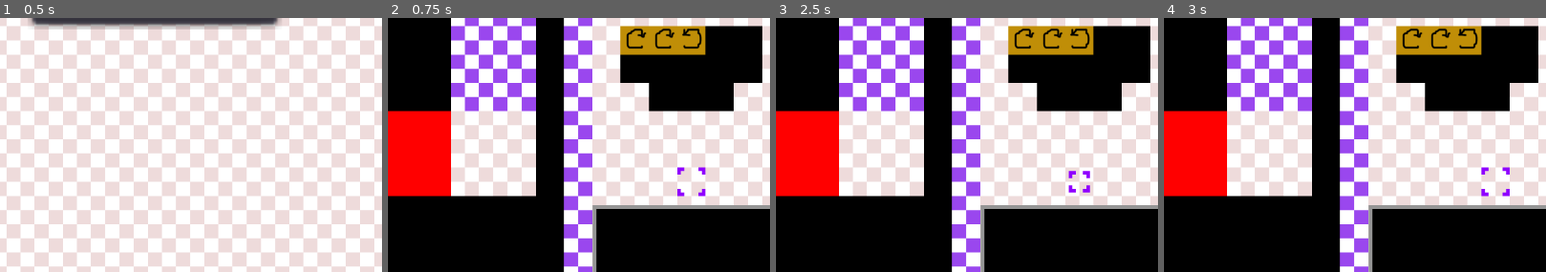
Above: before the commit, frames 1-4 (left to right).
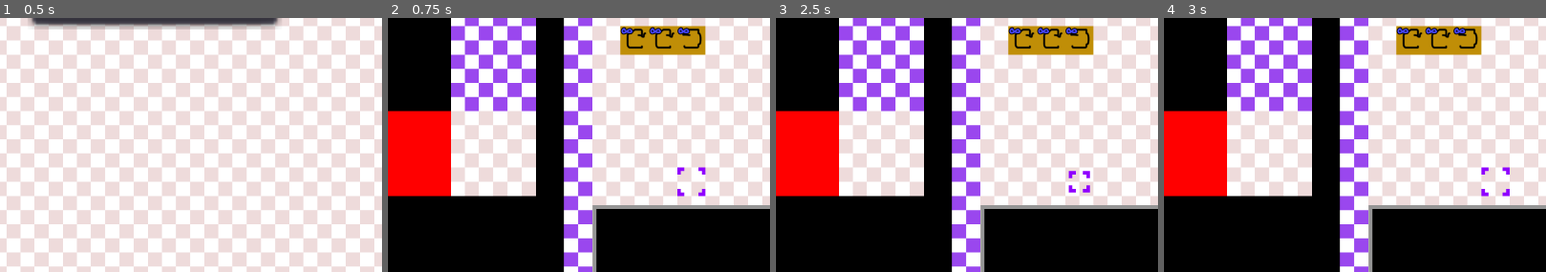
Above: after the commit, the same moments.

Repository: WIT-SCDS-F22-GAME-COOP/Zombie-Game
Game: Godot game, scene res://TSCN/Menu.tscn
Two runs of this game, one before a commit and one after it. Both use one fixed random seed, a clock stepped at 60 frames per second and the inputs below. The engine's default icon, where the game draws it, is replaced by a stand-in: a white triangle on a blue panel in a dark square.
Inputs:
- Up to frame 1 (0.5 s): no input
- Up to frame 2 (0.75 s): click "start" at 0.5 s
- Up to frame 3 (2.5 s): click "BACK TO MENU" at 1.25 s; click "start" at 2 s
- Up to frame 4 (3 s): hold D (move_right) from 2.78 s (still down); tap Space (select) at 2.85 s
The pictures show only the part of the screen within x 44-94%, y 32-82%; the shares and areas given below are measured in that part.

Frame 1 is identical in both runs. In frame 2, 8.6% of the frame differs, in the area x 60-98%, y 3-37%; in frame 3, 8.6%; in frame 4, 8.6%.

Commit message:
Base for durability added
Only levels 1 and 8 currently have tiles, and durability is not actually used, but it is now backed up and restored on level start/end, as well as visually shown.

Diff:
--- a/Scripts/Tile_Functions.gd
+++ b/Scripts/Tile_Functions.gd
@@ -79,15 +79,15 @@
 		name = name + "ERROR"
 
 	if str(arr[3]) == "1,1,1,1":
-		dur = "1"
+		dur = 1
 	elif str(arr[3]) == "0,0,0,1":
-		dur = "2"
+		dur = 2
 	elif str(arr[3]) == "1,0,0,1":
-		dur = "3"
+		dur = 3
 	elif str(arr[3]) == "0,1,0,1":
-		dur = "4"
+		dur = 4
 	else:
-		dur = "-1"
+		dur = 5
 
 	var x = []
 	x.append(name)
@@ -137,5 +137,6 @@
 
 	if "ERROR" in str(arr[0]):
 		arr[0] = -1
+		arr[1] = -1
 
 	return arr
--- a/Scripts/World.gd
+++ b/Scripts/World.gd
@@ -2,7 +2,8 @@
 
 var current_button = 0
 var selected_tile_pos = Vector2.ZERO
-var selected_tile = -1
+# X = Tile, Y = Durability
+var selected_tile = Vector2(-1,-1)
 
 
 # Called when the node enters the scene tree for the first time.
@@ -10,6 +11,7 @@
 	assign_ids()
 	draw_tiles(Global.level)
 	draw_map(Global.level)
+	durmap_backup()
 	level_specific()
 
 
@@ -24,12 +26,17 @@
 		$LossGraphic.visible = false
 		if ($ActionTile.get_cell($Cursor.tile_position.x, $Cursor.tile_position.y) != -1 && initial_pos_check()):
 			selected_tile_pos = $Cursor.tile_position
-			selected_tile = $ActionTile.get_cell($Cursor.tile_position.x, $Cursor.tile_position.y)
+			selected_tile.x = $ActionTile.get_cell($Cursor.tile_position.x, $Cursor.tile_position.y)
+			selected_tile.y = $DurMap.get_cell($Cursor.tile_position.x, $Cursor.tile_position.y)
 			$SelectedCursor.position = $Cursor.position
-		elif (selected_tile != -1 && $TileMap.get_cell($Cursor.tile_position.x, $Cursor.tile_position.y) == 1 && initial_pos_check()):
-			$ActionTile.set_cell($Cursor.tile_position.x, $Cursor.tile_position.y, selected_tile, false,false,false, Vector2(0,0))
+		elif (selected_tile.x != -1 && $TileMap.get_cell($Cursor.tile_position.x, $Cursor.tile_position.y) == 1 && initial_pos_check()):
+			$ActionTile.set_cell($Cursor.tile_position.x, $Cursor.tile_position.y, selected_tile.x, false,false,false, Vector2(0,0))
 			$ActionTile.set_cell(selected_tile_pos.x, selected_tile_pos.y, -1, false,false,false, Vector2(0,0))
-			selected_tile = -1
+			$DurMap.set_cell($Cursor.tile_position.x, $Cursor.tile_position.y, selected_tile.y, false,false,false, Vector2(0,0))
+			$DurMap.set_cell(selected_tile_pos.x, selected_tile_pos.y, -1, false,false,false, Vector2(0,0))
+			selected_tile.x = -1
+			selected_tile.y = -1
+			durmap_backup()
 			$SelectedCursor.position = Vector2(-256,0)
 
 	pass_tile()
@@ -42,6 +49,9 @@
 	fail_check($Red.frames,$Red.failed)
 	fail_check($Green.frames,$Green.failed)
 	pass_tile()
+
+	if Input.is_action_just_pressed("reset_level"):
+		durmap_restore()
 
 
 func initial_pos_check():
@@ -137,7 +147,14 @@
 # If other colors are added for starting map tiles, make sure to standardize
 # and write them down, then add them to this function
 # Placeable tiles and other level data will be handled separately
+# For placeable tiles, read the documentation in the levels folder
 func draw_map(x):
+	# Clean up the walls from tile generation
+	for index in (30):
+		for index2 in (30):
+			if $TileMap.get_cell(index2,index) == 0:
+				$TileMap.set_cell(index2,index,1,false,false,false,Vector2(0,0))
+
 	var image = load(x)
 	var data = image.get_data()
 	data.lock()
@@ -177,12 +194,27 @@
 			actually_draw_the_tile(tile)
 		#var pixel = data.get_pixel(index,index2)
 
+# A separate method just so it can return and end the loop
+# If I wasn't so tired I'm sure I'd remember a better way
 func actually_draw_the_tile(tile):
 	for index in (30):
 		for index2 in (30):
 			if $TileMap.get_cell(index2,index) == 0 && $ActionTile.get_cell(index2,index) == -1:
 				$ActionTile.set_cell(index2,index,tile[0],false,false,false,Vector2(0,0))
+				var x = tile[1]
+				$DurMap.set_cell(index2,index,x,false,false,false,Vector2(0,0))
 				return
+
+# Backup map allows for restoring after reset
+func durmap_backup():
+	for index in (30):
+		for index2 in (30):
+			$BackupDurMap.set_cell(index,index2,$DurMap.get_cell(index,index2),false,false,false,Vector2(0,0))
+
+func durmap_restore():
+	for index in (30):
+		for index2 in (30):
+			$DurMap.set_cell(index,index2,$BackupDurMap.get_cell(index,index2),false,false,false,Vector2(0,0))
 
 # Temporary button
 func _on_Button_pressed():
@@ -203,6 +235,7 @@
 		$Green.failed = false
 		$Green.reset()
 		$Red.reset()
+		durmap_restore()
 
 
 func _on_LossTimer_timeout():
--- a/TSCN/World.tscn
+++ b/TSCN/World.tscn
@@ -9,6 +9,7 @@
 [ext_resource path="res://Graphics/win.png" type="Texture" id=7]
 [ext_resource path="res://Graphics/placeholder_tiles3.png" type="Texture" id=8]
 [ext_resource path="res://Graphics/error.png" type="Texture" id=9]
+[ext_resource path="res://Graphics/dur.png" type="Texture" id=10]
 
 [sub_resource type="TileSet" id=10]
 0/name = "placeholder_tiles.png 0"
@@ -477,6 +478,178 @@
 border_width_bottom = 9
 border_color = Color( 0.588235, 0.588235, 0.588235, 1 )
 
+[sub_resource type="TileSet" id=11]
+0/name = "dur.png 0"
+0/texture = ExtResource( 10 )
+0/tex_offset = Vector2( 0, 0 )
+0/modulate = Color( 1, 1, 1, 1 )
+0/region = Rect2( 320, 0, 64, 64 )
+0/tile_mode = 0
+0/occluder_offset = Vector2( 0, 0 )
+0/navigation_offset = Vector2( 0, 0 )
+0/shape_offset = Vector2( 0, 0 )
+0/shape_transform = Transform2D( 1, 0, 0, 1, 0, 0 )
+0/shape_one_way = false
+0/shape_one_way_margin = 0.0
+0/shapes = [  ]
+0/z_index = 0
+1/name = "dur.png 1"
+1/texture = ExtResource( 10 )
+1/tex_offset = Vector2( 0, 0 )
+1/modulate = Color( 1, 1, 1, 1 )
+1/region = Rect2( 0, 0, 64, 64 )
+1/tile_mode = 0
+1/occluder_offset = Vector2( 0, 0 )
+1/navigation_offset = Vector2( 0, 0 )
+1/shape_offset = Vector2( 0, 0 )
+1/shape_transform = Transform2D( 1, 0, 0, 1, 0, 0 )
+1/shape_one_way = false
+1/shape_one_way_margin = 0.0
+1/shapes = [  ]
+1/z_index = 0
+2/name = "dur.png 2"
+2/texture = ExtResource( 10 )
+2/tex_offset = Vector2( 0, 0 )
+2/modulate = Color( 1, 1, 1, 1 )
+2/region = Rect2( 64, 0, 64, 64 )
+2/tile_mode = 0
+2/occluder_offset = Vector2( 0, 0 )
+2/navigation_offset = Vector2( 0, 0 )
+2/shape_offset = Vector2( 0, 0 )
+2/shape_transform = Transform2D( 1, 0, 0, 1, 0, 0 )
+2/shape_one_way = false
+2/shape_one_way_margin = 0.0
+2/shapes = [  ]
+2/z_index = 0
+3/name = "dur.png 3"
+3/texture = ExtResource( 10 )
+3/tex_offset = Vector2( 0, 0 )
+3/modulate = Color( 1, 1, 1, 1 )
+3/region = Rect2( 128, 0, 64, 64 )
+3/tile_mode = 0
+3/occluder_offset = Vector2( 0, 0 )
+3/navigation_offset = Vector2( 0, 0 )
+3/shape_offset = Vector2( 0, 0 )
+3/shape_transform = Transform2D( 1, 0, 0, 1, 0, 0 )
+3/shape_one_way = false
+3/shape_one_way_margin = 0.0
+3/shapes = [  ]
+3/z_index = 0
+4/name = "dur.png 4"
+4/texture = ExtResource( 10 )
+4/tex_offset = Vector2( 0, 0 )
+4/modulate = Color( 1, 1, 1, 1 )
+4/region = Rect2( 192, 0, 64, 64 )
+4/tile_mode = 0
+4/occluder_offset = Vector2( 0, 0 )
+4/navigation_offset = Vector2( 0, 0 )
+4/shape_offset = Vector2( 0, 0 )
+4/shape_transform = Transform2D( 1, 0, 0, 1, 0, 0 )
+4/shape_one_way = false
+4/shape_one_way_margin = 0.0
+4/shapes = [  ]
+4/z_index = 0
+5/name = "dur.png 5"
+5/texture = ExtResource( 10 )
+5/tex_offset = Vector2( 0, 0 )
+5/modulate = Color( 1, 1, 1, 1 )
+5/region = Rect2( 256, 0, 64, 64 )
+5/tile_mode = 0
+5/occluder_offset = Vector2( 0, 0 )
+5/navigation_offset = Vector2( 0, 0 )
+5/shape_offset = Vector2( 0, 0 )
+5/shape_transform = Transform2D( 1, 0, 0, 1, 0, 0 )
+5/shape_one_way = false
+5/shape_one_way_margin = 0.0
+5/shapes = [  ]
+5/z_index = 0
+
+[sub_resource type="TileSet" id=12]
+0/name = "dur.png 0"
+0/texture = ExtResource( 10 )
+0/tex_offset = Vector2( 0, 0 )
+0/modulate = Color( 1, 1, 1, 1 )
+0/region = Rect2( 320, 0, 64, 64 )
+0/tile_mode = 0
+0/occluder_offset = Vector2( 0, 0 )
+0/navigation_offset = Vector2( 0, 0 )
+0/shape_offset = Vector2( 0, 0 )
+0/shape_transform = Transform2D( 1, 0, 0, 1, 0, 0 )
+0/shape_one_way = false
+0/shape_one_way_margin = 0.0
+0/shapes = [  ]
+0/z_index = 0
+1/name = "dur.png 1"
+1/texture = ExtResource( 10 )
+1/tex_offset = Vector2( 0, 0 )
+1/modulate = Color( 1, 1, 1, 1 )
+1/region = Rect2( 0, 0, 64, 64 )
+1/tile_mode = 0
+1/occluder_offset = Vector2( 0, 0 )
+1/navigation_offset = Vector2( 0, 0 )
+1/shape_offset = Vector2( 0, 0 )
+1/shape_transform = Transform2D( 1, 0, 0, 1, 0, 0 )
+1/shape_one_way = false
+1/shape_one_way_margin = 0.0
+1/shapes = [  ]
+1/z_index = 0
+2/name = "dur.png 2"
+2/texture = ExtResource( 10 )
+2/tex_offset = Vector2( 0, 0 )
+2/modulate = Color( 1, 1, 1, 1 )
+2/region = Rect2( 64, 0, 64, 64 )
+2/tile_mode = 0
+2/occluder_offset = Vector2( 0, 0 )
+2/navigation_offset = Vector2( 0, 0 )
+2/shape_offset = Vector2( 0, 0 )
+2/shape_transform = Transform2D( 1, 0, 0, 1, 0, 0 )
+2/shape_one_way = false
+2/shape_one_way_margin = 0.0
+2/shapes = [  ]
+2/z_index = 0
+3/name = "dur.png 3"
+3/texture = ExtResource( 10 )
+3/tex_offset = Vector2( 0, 0 )
+3/modulate = Color( 1, 1, 1, 1 )
+3/region = Rect2( 128, 0, 64, 64 )
+3/tile_mode = 0
+3/occluder_offset = Vector2( 0, 0 )
+3/navigation_offset = Vector2( 0, 0 )
+3/shape_offset = Vector2( 0, 0 )
+3/shape_transform = Transform2D( 1, 0, 0, 1, 0, 0 )
+3/shape_one_way = false
+3/shape_one_way_margin = 0.0
+3/shapes = [  ]
+3/z_index = 0
+4/name = "dur.png 4"
+4/texture = ExtResource( 10 )
+4/tex_offset = Vector2( 0, 0 )
+4/modulate = Color( 1, 1, 1, 1 )
+4/region = Rect2( 192, 0, 64, 64 )
+4/tile_mode = 0
+4/occluder_offset = Vector2( 0, 0 )
+4/navigation_offset = Vector2( 0, 0 )
+4/shape_offset = Vector2( 0, 0 )
+4/shape_transform = Transform2D( 1, 0, 0, 1, 0, 0 )
+4/shape_one_way = false
+4/shape_one_way_margin = 0.0
+4/shapes = [  ]
+4/z_index = 0
+5/name = "dur.png 5"
+5/texture = ExtResource( 10 )
+5/tex_offset = Vector2( 0, 0 )
+5/modulate = Color( 1, 1, 1, 1 )
+5/region = Rect2( 256, 0, 64, 64 )
+5/tile_mode = 0
+5/occluder_offset = Vector2( 0, 0 )
+5/navigation_offset = Vector2( 0, 0 )
+5/shape_offset = Vector2( 0, 0 )
+5/shape_transform = Transform2D( 1, 0, 0, 1, 0, 0 )
+5/shape_one_way = false
+5/shape_one_way_margin = 0.0
+5/shapes = [  ]
+5/z_index = 0
+
 [node name="Node" type="Node"]
 script = ExtResource( 2 )
 
@@ -484,7 +657,7 @@
 z_index = -2
 tile_set = SubResource( 10 )
 format = 1
-tile_data = PoolIntArray( 0, 4, 0, 1, 4, 0, 2, 4, 0, 3, 4, 0 …(3093 unchanged characters)…  0, 524306, 4, 0, 524307, 1, 0, 524308, 1, 0, 524309, 0, 0, 524310, 0, 0, 524311, 0, 0, 524312, 1, 0, 524313, 1, 0, 524314, 4, 0, 589824, 4, 0, 589825, 1, 0, 589826, 1, 0, 589827, 1, 0, 589828, 1, 0, 589829, 1, 0, 589830, 1, 0, 589831, 1, 0, 589832, 1, 0, 589833, 1, 0, 589834, 1, 0, 589835, 1, 0, 589836, 1, 0, 589837, 1, 0, 589838, 1, 0, 589839, 1, 0, 589840, 1, 0, 589841, 1, 0, 589842, 4, 0, 589843, 1, 0, 589844, 1, 0, 589845, 1, 0, 589846, 1, 0, 589847, 1, 0, 589848, 1, 0, 589849, 1, 0, 589850, …(3085 unchanged characters)…
+tile_data = PoolIntArray( 0, 4, 0, 1, 4, 0, 2, 4, 0, 3, 4, 0 …(3093 unchanged characters)…  0, 524306, 4, 0, 524307, 1, 0, 524308, 0, 0, 524309, 0, 0, 524310, 0, 0, 524311, 0, 0, 524312, 0, 0, 524313, 1, 0, 524314, 4, 0, 589824, 4, 0, 589825, 1, 0, 589826, 1, 0, 589827, 1, 0, 589828, 1, 0, 589829, 1, 0, 589830, 1, 0, 589831, 1, 0, 589832, 1, 0, 589833, 1, 0, 589834, 1, 0, 589835, 1, 0, 589836, 1, 0, 589837, 1, 0, 589838, 1, 0, 589839, 1, 0, 589840, 1, 0, 589841, 1, 0, 589842, 4, 0, 589843, 1, 0, 589844, 1, 0, 589845, 0, 0, 589846, 0, 0, 589847, 0, 0, 589848, 1, 0, 589849, 1, 0, 589850, …(3085 unchanged characters)…
 
 [node name="Cursor" parent="." instance=ExtResource( 3 )]
 position = Vector2( 32, 32 )
@@ -585,6 +758,15 @@
 wait_time = 2.0
 one_shot = true
 
+[node name="DurMap" type="TileMap" parent="."]
+tile_set = SubResource( 11 )
+format = 1
+
+[node name="BackupDurMap" type="TileMap" parent="."]
+visible = false
+tile_set = SubResource( 12 )
+format = 1
+
 [connection signal="pressed" from="Button" to="." method="_on_Button_pressed"]
 [connection signal="area_entered" from="Button/Area2D" to="." method="_Back_Button_Entered"]
 [connection signal="area_exited" from="Button/Area2D" to="." method="_Back_Button_Left"]
Binary file changed: Graphics/dur.png
Binary file changed: Levels/8.png
Not shown, changed: Levels/Tile Documentation.txt
Not shown: 1 places in TSCN/World.tscn that only renumber resources
Not shown, changed: Levels/level.psd
